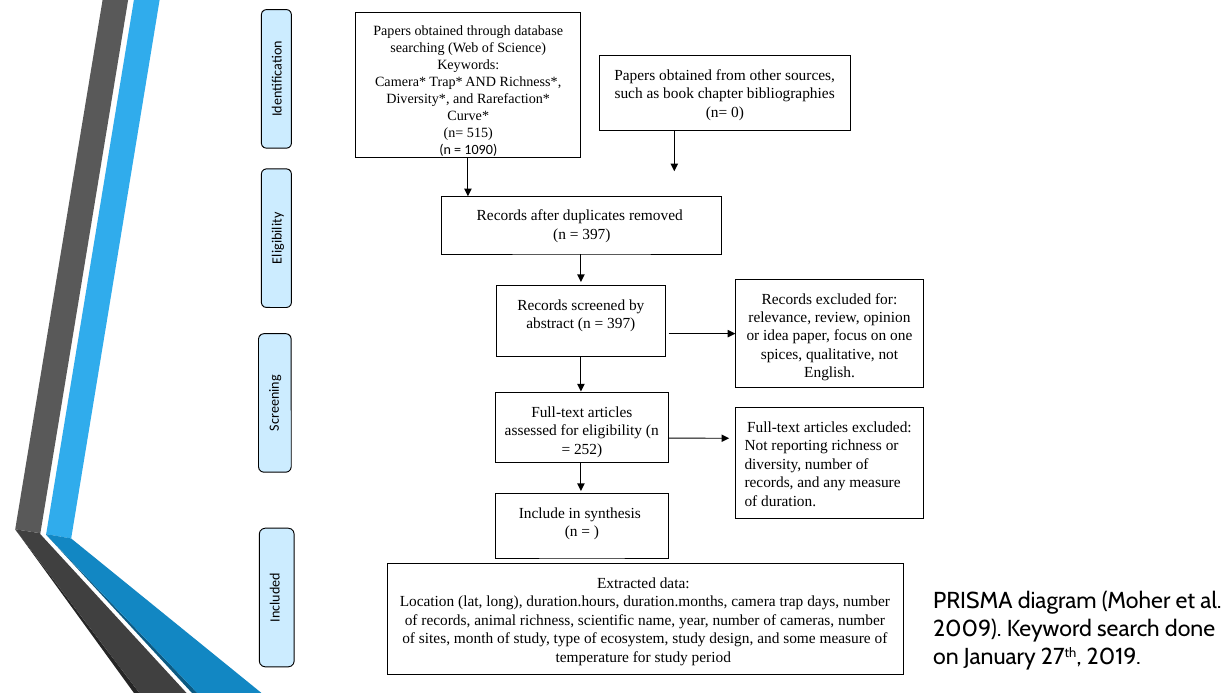
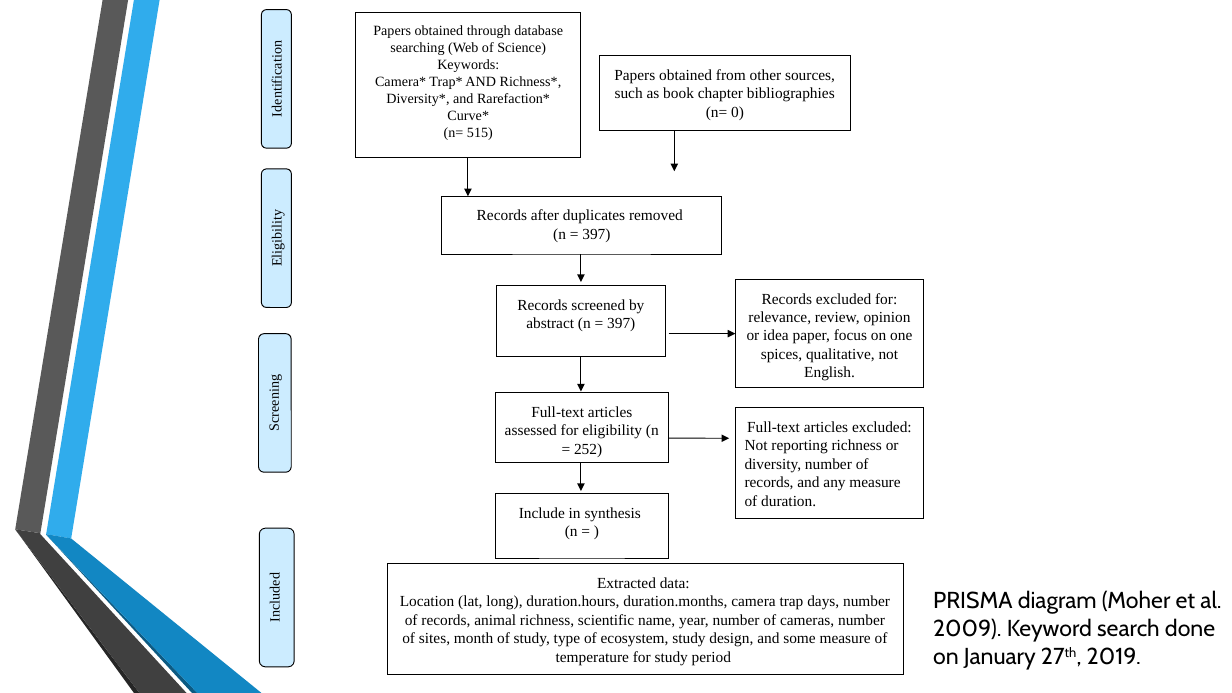
Before and after one commit to nargolg1/Animal-Behaviour-and-Climate-project, a slide deck: slide 6 of decks and posters/spring 2019 final.pptx. Drawn at 1232x693 pixels with LibreOffice and Linux fonts; fonts in the diff are those of the drawing; background and template pictures are left out. Boxes give left, top, right and bottom in pixels: in the first picture for what was removed or moved away, otherwise in the second. Text is boxed around its words. In the diff, an @@ line names an element or a change of style, - is before the commit and + after.

Commit message:
Finished slide deck.

```diff
--- a/decks and posters/spring 2019 final.pptx
+++ b/decks and posters/spring 2019 final.pptx
@@ font Calibri to Times New Roman in 4 elements at (259,333,292,472), (259,529,294,667), (262,169,291,308), (262,9,291,148) @@
@@ text in rectangle at (439,144,497,158): paragraph removed @@
-(n = 1090)
```
Also in this commit, not shown: 1 other slide changed, 1 slide added.
